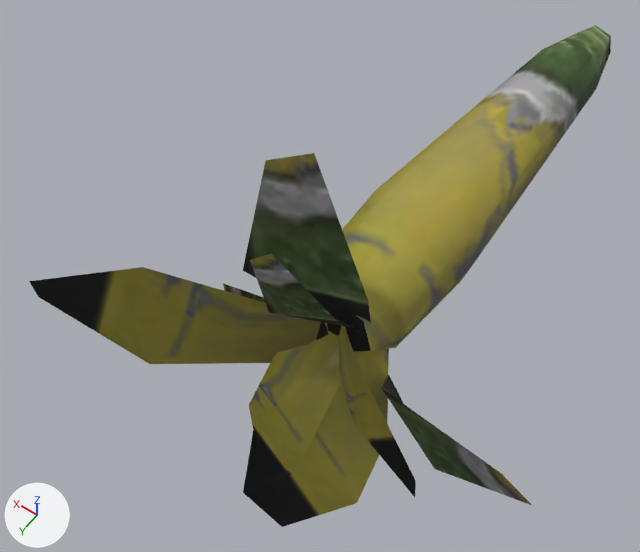
Before and after pictures for a commit that changed the glTF model public/assets/models/Carrot.glb.
The view is the same before and after, from a 50 mm lens placed at (-0.114, 0.26, 0.31), pointed at (0.042, 0.041, -0.033). Arrows for +X, +Y and +Z are at lower left; the lights stay in place. The older version comes first.

Script lines for the objects in view, before the commit:
```python
mat_fooditems = principled_material('fooditems')
mat_fooditems.texture = img_image_0
mat_fooditems.roughness = 0.8
me_mesh_0 = bpy.data.meshes.new('Mesh_0')
me_mesh_0.from_pydata(...)  # 105 vertices, 134 faces; spans x -0.1..0.128, y -0.168..0.141, z -0.113..0.09
me_mesh_0.materials.append(mat_fooditems)  # picture img_image_0
ob_mesh_0 = bpy.data.objects.new('Mesh_0', me_mesh_0)
ob_mesh_0.location = (0.0, 0.0, 0.0)
```
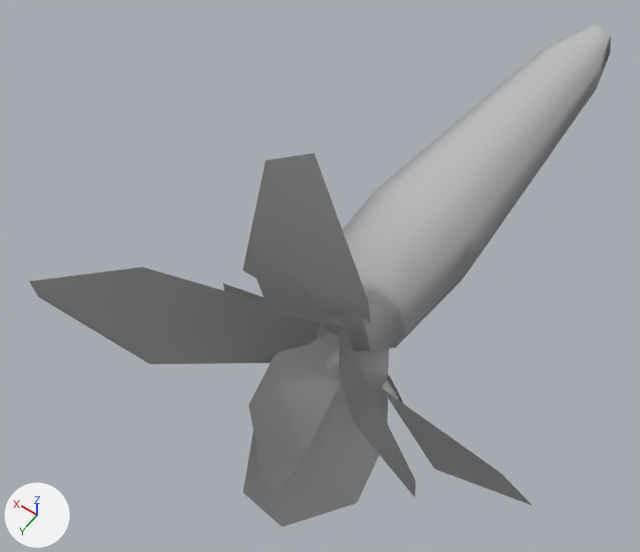
What changed in the scene script:
```text
Change mat_fooditems:
    remove mat_fooditems.texture = img_image_0
    add mat_fooditems.base_color = (0.5, 0.5, 0.5)  # grey #bcbcbc
```

Pixel boxes [x1, y1, x2, y2] of what changed, in the pictures (640 x 552 px):
'Mesh_0', surface changed (yellow to grey): [29, 25, 611, 527] in both
